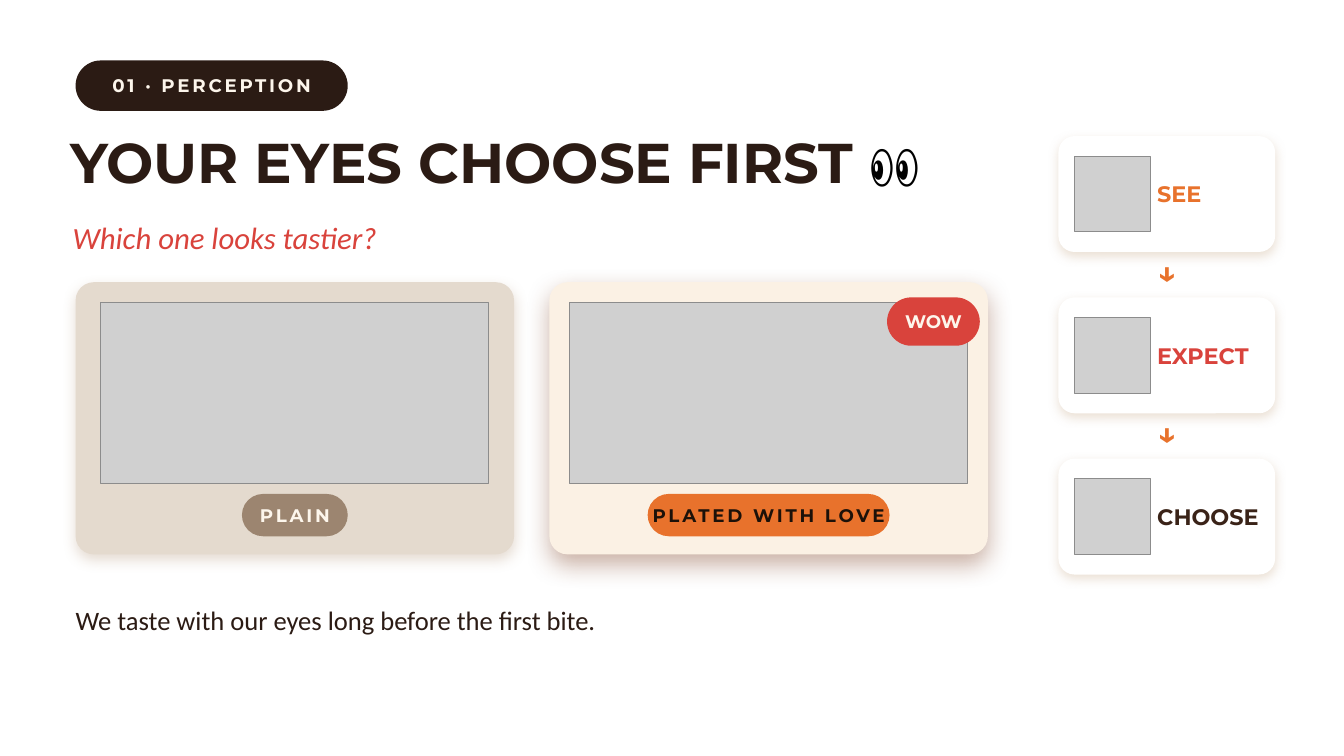
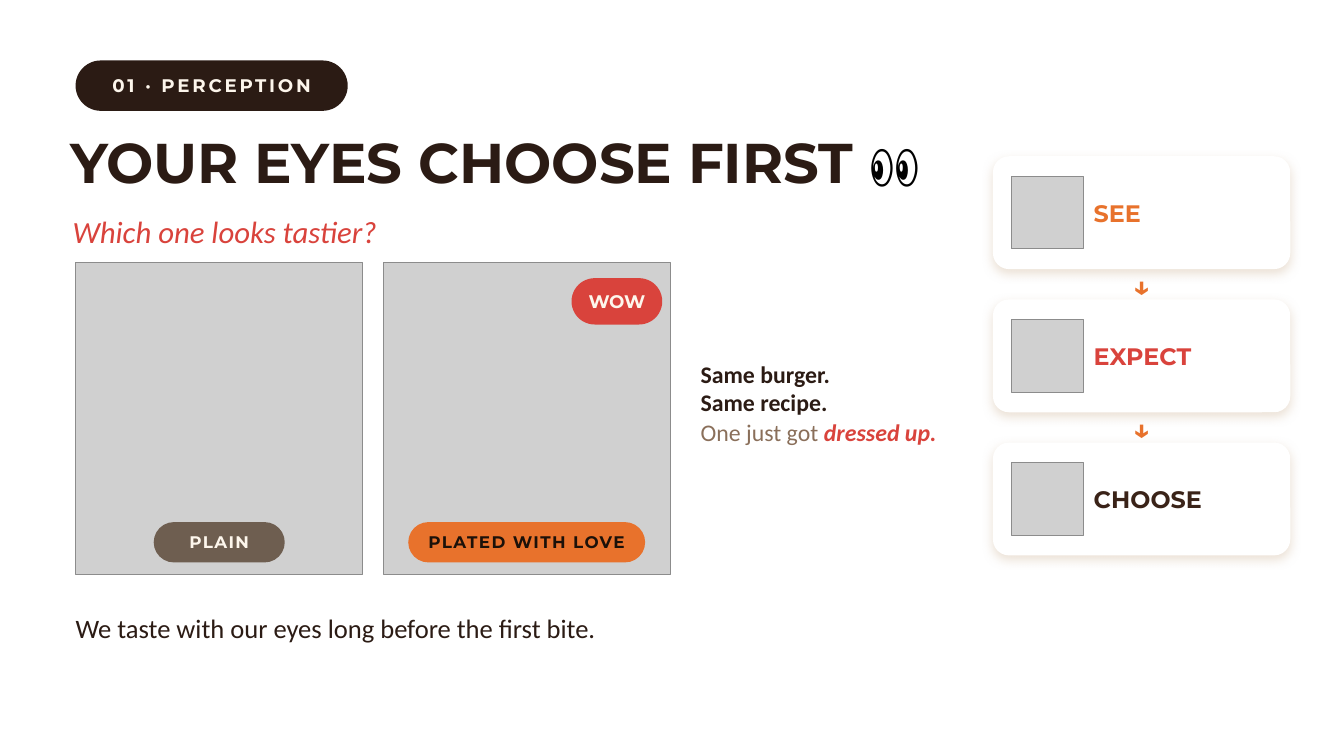
Before and after one commit to yoosuf0806/Wristworkswebsite, a slide deck: slide 2 of presentation/Psychology_of_Food.pptx. Drawn at 1344x756 pixels with LibreOffice and Linux fonts; fonts in the diff are those of the drawing; grey boxes stand for pictures; background and template pictures are left out. Boxes give left, top, right and bottom in pixels: in the first picture for what was removed or moved away, otherwise in the second. Text is boxed around its words. In the diff, an @@ line names an element or a change of style, - is before the commit and + after.

```diff
--- a/presentation/Psychology_of_Food.pptx
+++ b/presentation/Psychology_of_Food.pptx
@@ proportions changed in 3 elements at (993,299,1291,412), (993,443,1291,556), (993,156,1291,269) @@
@@ rounded rectangle: place and size @@
-rounded rectangle at (1059,136,1275,252)
+rounded rectangle at (993,156,1291,269)
@@ picture: place and size @@
-picture at (1075,156,1150,232)
+picture at (1011,176,1084,249)
@@ size 16 to 17 pt in 3 elements at (1094,348,1192,366), (1094,491,1202,509), (1094,205,1141,223) @@
@@ text "SEE": place and size @@
-text "SEE" at (1157,186,1201,203)
+text "SEE" at (1094,205,1141,223)
@@ text "Which one looks tastier?": place and size @@
-text "Which one looks tastier?" at (73,227,377,250)
+text "Which one looks tastier?" at (73,221,377,244)
@@ picture added at (76,262,363,575) @@
@@ picture added at (383,262,670,575) @@
@@ text "↓" at (993,265,1291,306): size 22 to 20 pt @@
@@ text "↓": place and size @@
-text "↓" at (1059,246,1275,296)
+text "↓" at (993,265,1291,306)
@@ rounded rectangle removed at (76,282,514,555) @@
@@ rounded rectangle removed at (549,282,988,555) @@
@@ text "WOW": place and size @@
-text "WOW" at (905,315,962,328)
+text "WOW" at (589,295,646,308)
@@ rounded rectangle: place and size @@
-rounded rectangle at (887,297,980,346)
+rounded rectangle at (572,278,662,325)
@@ rounded rectangle: place and size @@
-rounded rectangle at (1059,297,1275,413)
+rounded rectangle at (993,299,1291,412)
@@ text "EXPECT": place and size @@
-text "EXPECT" at (1157,348,1248,365)
+text "EXPECT" at (1094,348,1192,366)
@@ picture removed at (101,302,489,484) @@
@@ picture removed at (570,302,968,484) @@
@@ picture: place and size @@
-picture at (1075,318,1150,393)
+picture at (1011,320,1084,392)
@@ text added at (701,366,937,445), 17 pt, text #2B1B14, bold @@
+Same burger.
+Same recipe.
+One just got dressed up.
@@ text "↓": place and size @@
-text "↓" at (1059,407,1275,458)
+text "↓" at (993,408,1291,449)
@@ text "↓" at (993,408,1291,449): size 22 to 20 pt @@
@@ rounded rectangle: place and size @@
-rounded rectangle at (1059,459,1275,575)
+rounded rectangle at (993,443,1291,556)
@@ text "CHOOSE": place and size @@
-text "CHOOSE" at (1157,509,1258,526)
+text "CHOOSE" at (1094,491,1202,509)
@@ picture: place and size @@
-picture at (1075,479,1150,555)
+picture at (1011,463,1084,535)
@@ text "PLAIN": place and size @@
-text "PLAIN" at (260,509,330,522)
+text "PLAIN" at (189,536,249,548)
@@ text "PLAIN" at (189,536,249,548): size 13 to 12 pt, letter spacing 2 to 1 pt @@
@@ rounded rectangle: place and size @@
-rounded rectangle at (242,494,348,536)
+rounded rectangle at (153,522,284,563)
@@ rounded rectangle at (153,522,284,563): fill #9C8570 to #6E5E50 @@
@@ text "PLATED WITH LOVE" at (428,536,624,548): size 13 to 12 pt, letter spacing 2 to 1 pt @@
@@ text "PLATED WITH LOVE": place and size @@
-text "PLATED WITH LOVE" at (825,509,885,522)
+text "PLATED WITH LOVE" at (428,536,624,548)
@@ rounded rectangle: place and size @@
-rounded rectangle at (647,494,889,536)
+rounded rectangle at (408,522,645,563)
@@ text "We taste with our eyes ...": place and size @@
-text "We taste with our eyes ..." at (76,611,595,635)
+text "We taste with our eyes ..." at (76,619,595,643)
```
Also in this commit, not shown: 4 other slides changed, 24 other files.
